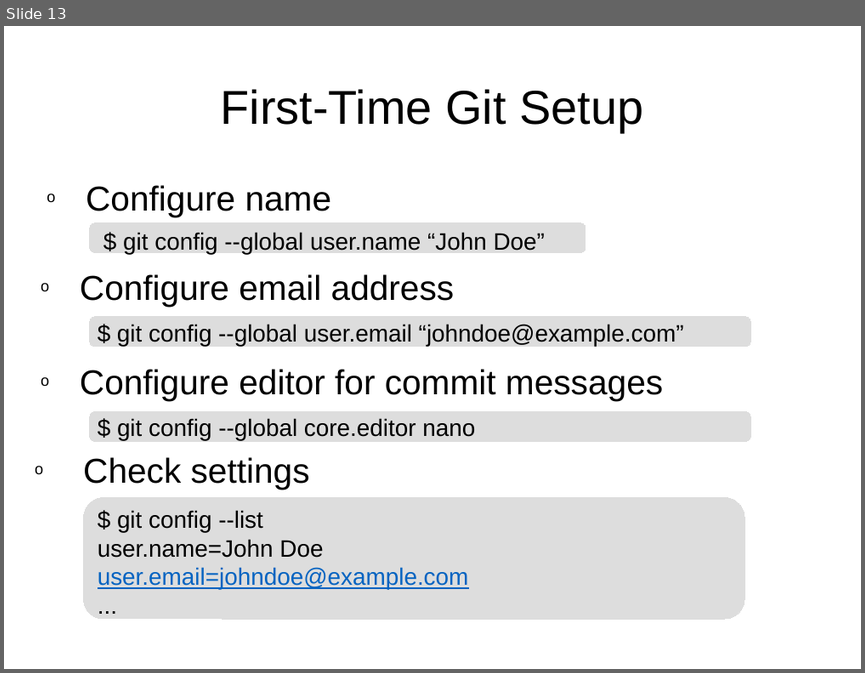
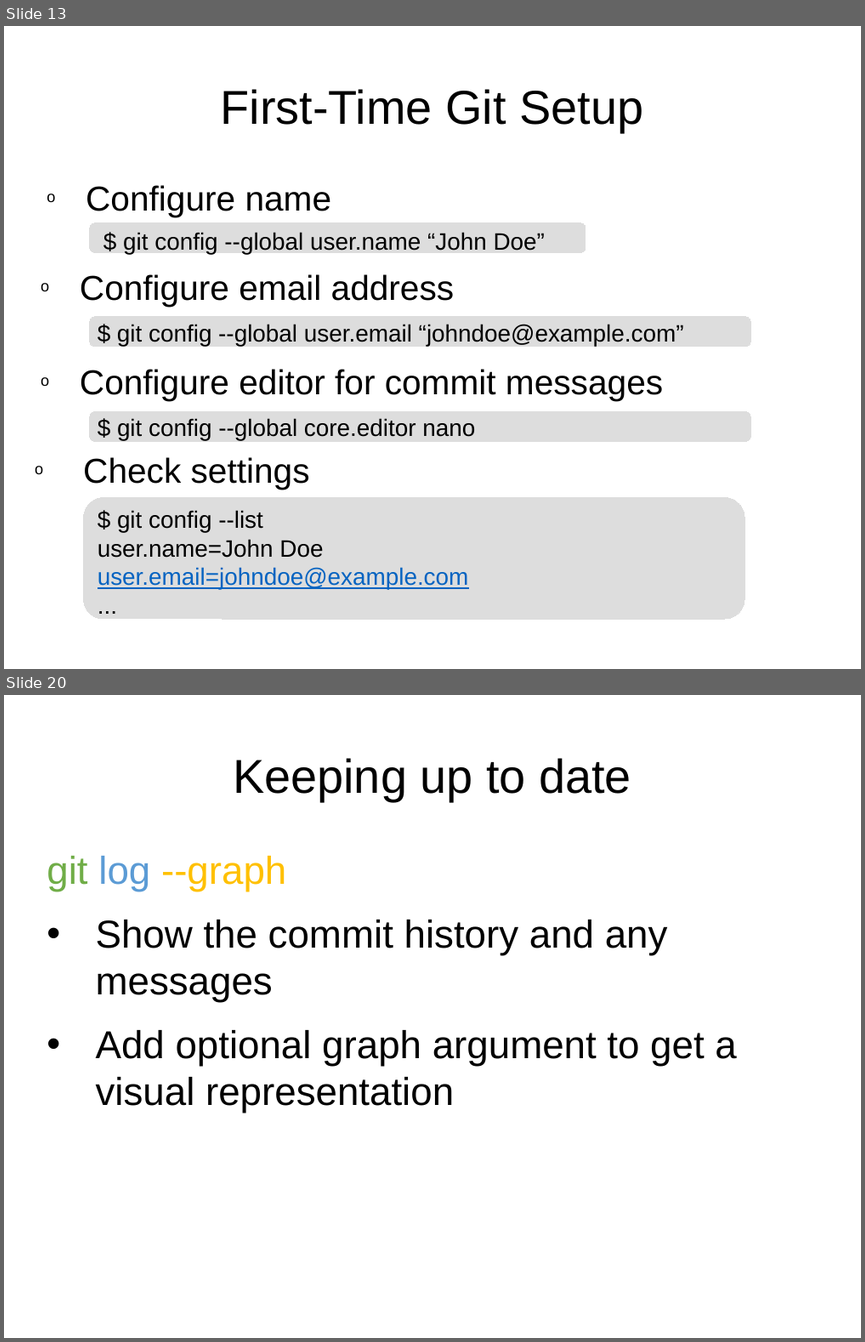
Before and after one commit to rachelplayer/isg-playground, a slide deck: git_workshop.pptx. Shown one above the other, each under a label of ours: slide 13 before the commit, slides 13 and 20 after it; the slides between them are not shown. The pictures are 865x673 and 865x1342 pixels, drawn with LibreOffice and Linux fonts; fonts in the diff are those of the drawing. Boxes give left, top, right and bottom in pixels: in the first picture for what was removed or moved away, otherwise in the second. Text is boxed around its words. In the diff, an @@ line names an element or a change of style, - is before the commit and + after.

```diff
--- a/git_workshop.pptx
+++ b/git_workshop.pptx
@@ slide 20 added at <box>4,695,861,1338</box>, background #FFFFFF @@
@@ title added at <box>233,758,631,801</box>, 44 pt, text #000000 @@
+Keeping up to date
@@ text added at <box>46,856,736,1112</box>, 36 pt, text #000000 @@
+git log --graph
+• Show the commit history and any messages
+• Add optional graph argument to get a visual representation
```
Also in this commit, not shown: 6 slides changed, 32 other slides added, 52 slides removed.
